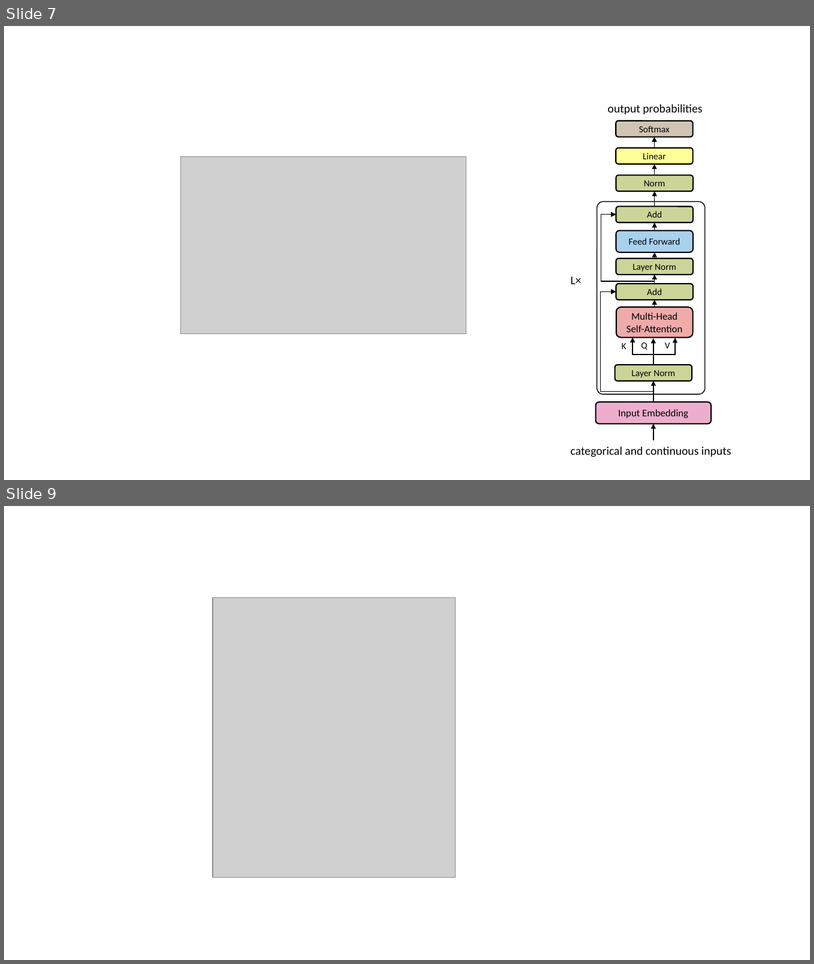
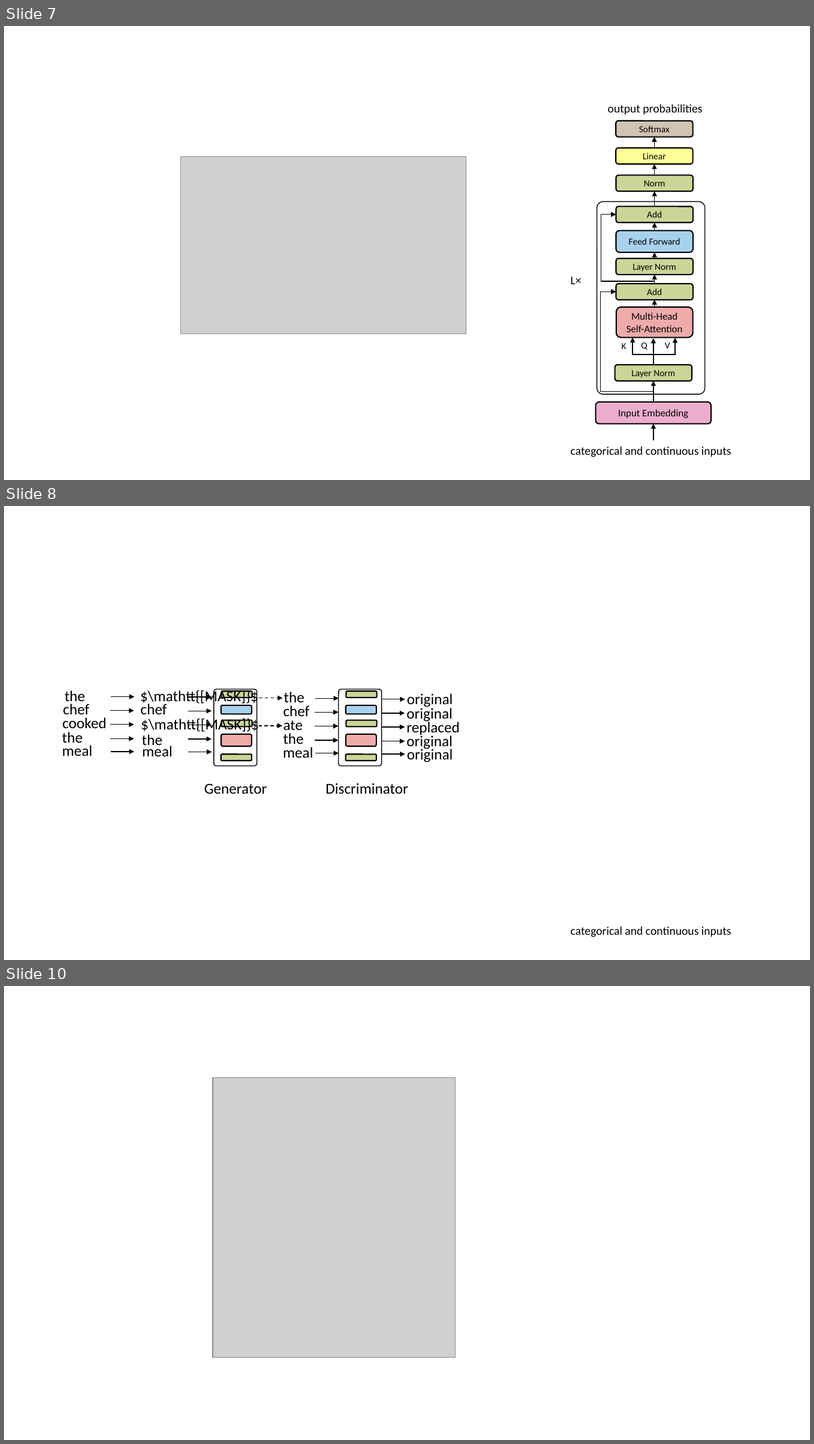
Before and after one commit to KarelZe/thesis, a slide deck: reports/Graphs/diagrams.pptx. Shown one above the other, each under a label of ours: slides 7 and 9 before the commit, slides 7, 8 and 10 after it; the slides between them are not shown. The pictures are 814x964 and 814x1444 pixels, drawn with LibreOffice and Linux fonts; fonts in the diff are those of the drawing; grey boxes stand for pictures; background and template pictures are left out. Boxes give left, top, right and bottom in pixels: in the first picture for what was removed or moved away, otherwise in the second. Text is boxed around its words. In the diff, an @@ line names an element or a change of style, - is before the commit and + after.

```diff
--- a/reports/Graphs/diagrams.pptx
+++ b/reports/Graphs/diagrams.pptx
@@ slide 8 added at (4,506,810,960), background #FFFFFF @@
@@ group added at (62,688,459,794): 22 texts, 22 arrows, 12 rounded rectangles @@
+Generator
+Discriminator
+the
+$\mathtt{[MASK]}$
+the
+original
+chef
+chef
+chef
+original
+cooked
+$\mathtt{[MASK]}$
+ate
+replaced
+the
+the
+the
+original
+meal
+meal
+meal
+original
@@ text added at (571,926,732,937), 14 pt, text #000000 @@
+categorical and continuous inputs
@@ what was slide 9 is now slide 10 @@
```
Also in this commit, not shown: 18 other files.
